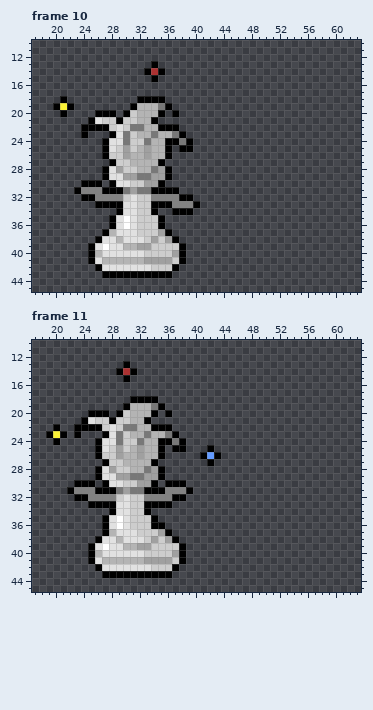
Edited in one commit: pixel-art file (Assets/Sprites/Sprites-Animation/Pieces/Pieces Attacking/jester juggling.aseprite). Above is the file before it was changed.
64x64 pixels, 24 frames. Shown: frame 10: x 17..63, y 10..45; frame 11: x 17..63, y 10..45. The commit also changed other frames, which this record leaves out.
Now the later version:
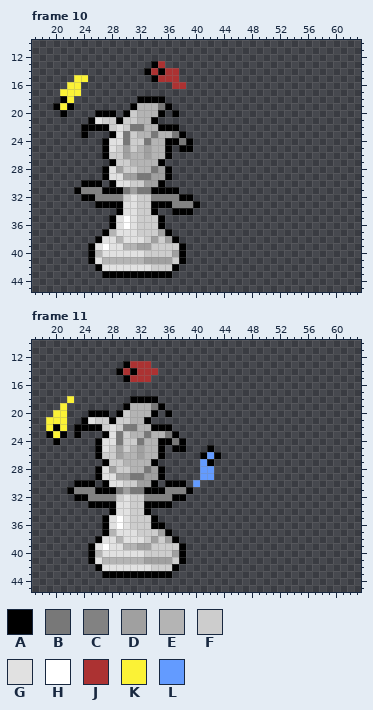
Palette (. is transparent): A #000000  B #787878  C #828282  D #a0a0a0  E #b4b4b4  F #cdcdcd  G #e1e1e1  H #ffffff  J #ac3232  K #fbf236  L #639bff
Difference:
Frame 10, layer "Arms":
The edit adds colour J in row 13 at x 35; in row 14 at x 36 to 37; in row 15 at x 35 to 37; in row 16 at x 37 to 38.
The edit adds colour K in row 15 at x 23 to 24; in row 16 at x 22 to 23; in row 17 at x 21 to 23; in row 18 at x 22.
Frame 11, layer "Arms":
The edit adds colour J in row 13 at x 31 to 33; in row 14 at x 32 to 34; in row 15 at x 31 to 33.
The edit adds colour K in row 18 at x 22; in row 19 at x 21; in row 20 at x 20 to 21; in row 21 at x 19 to 21; in row 22 at x 19 and 21.
The edit adds colour L in row 27 at x 41; in rows 28 to 29 at x 41 to 42; in row 30 at x 40.
